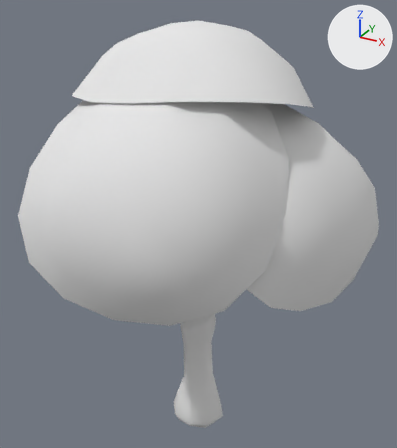
The Blender file assets/PROP/tree03.blend: old version first, new version second.
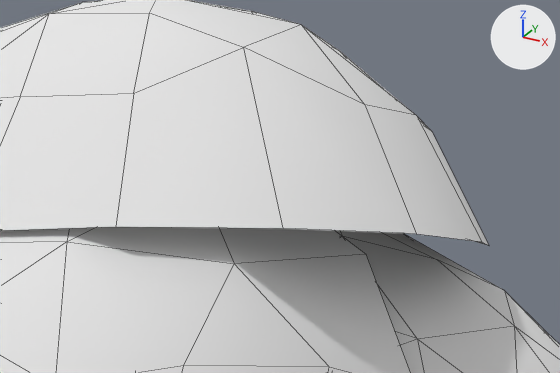
The first picture shows the older version from a 50 mm camera at (2.26, -4.11, 4.34) aimed at (0.0, 0.01, 2.28). The close-ups show both versions on the part from 36% to 85% of the width and 5% to 34% of the height of that picture; other places that the commit changed are outside them. Every picture has the same lights, and +X, +Y and +Z are marked at upper right. The close-ups show mesh edges as thin lines.

Objects in the first close-up: 'tree03'.
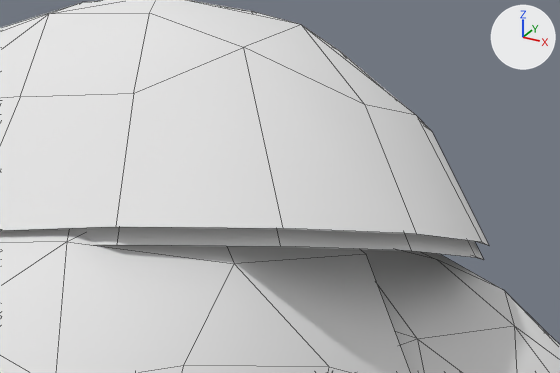
The newer file is also turned or shifted as a whole; pictures and numbers use the older file's frame.

Location of each change, [x1, y1, x2, y2] in pixels of the close-ups (560 x 373 px):
part 1 of me_tree03, added: after [73, 227, 484, 260]

What changed in the scene script:
```text
Change me_tree03:
    where me_tree03.from_pydata(...)  # 483 vertices, 496 faces; spans x -1.3..1.55, y -1.59..1.48, z -0.02..4.07
    used by ob_tree03; location = (0.0, 0.0, 0.0)
    me_tree03 part 1: the loose piece of 45 vertices spanning x -1.09..1.01, y -0.99..1.15, z 3.31..4.07 is copied, and the copy is scaled about the mesh origin by 0.988; it spans x -1.07..1.0, y -0.97..1.13, z 3.27..4.02
```
